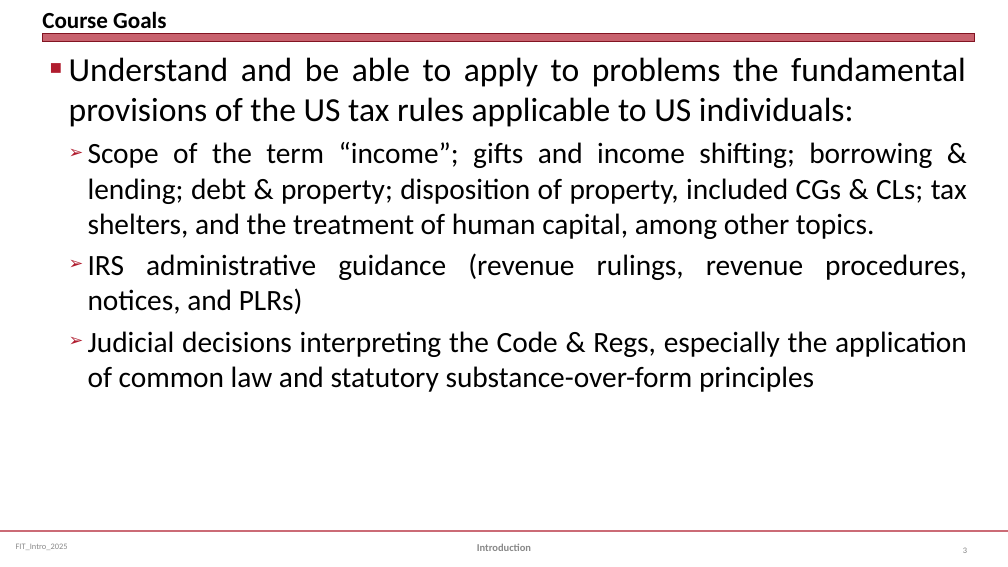
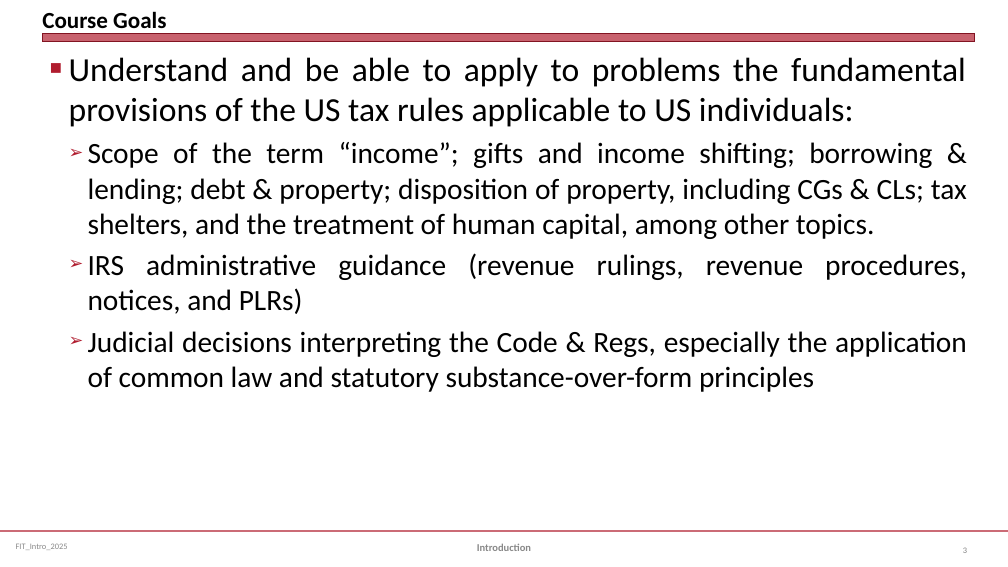
Before and after one commit to jmc877/Fed-Income-Tax, a slide deck: slide 3 of slides/FIT_Intro_2025S.pptx. Drawn at 1008x567 pixels with LibreOffice and Linux fonts; fonts in the diff are those of the drawing. Boxes give left, top, right and bottom in pixels: in the first picture for what was removed or moved away, otherwise in the second. Text is boxed around its words. In the diff, an @@ line names an element or a change of style, - is before the commit and + after.

```diff
--- a/slides/FIT_Intro_2025S.pptx
+++ b/slides/FIT_Intro_2025S.pptx
@@ text at [88, 142, 967, 239]: text changed @@
-  ➢ Scope of the term “income”; gifts and income shifting; borrowing & lending; debt & property; disposition of property, included CGs & CLs; tax shelters, and the treatment of human capital, among other topics.
+  ➢ Scope of the term “income”; gifts and income shifting; borrowing & lending; debt & property; disposition of property, including CGs & CLs; tax shelters, and the treatment of human capital, among other topics.
```
Also in this commit, not shown: 1 other slide changed, 3 other files.
